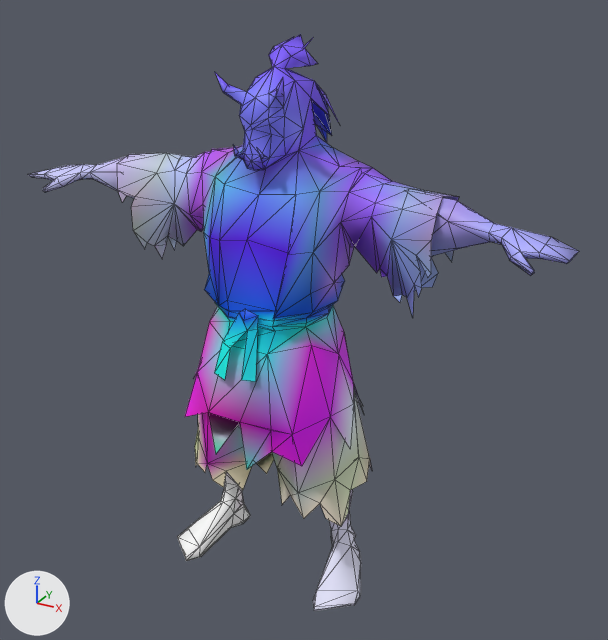
Before and after pictures for a commit that changed the glTF model models/oni.glb.
Rendered twice from a 50 mm camera at (0.703, -1.17, 1.104) aimed at (0.044, 0.029, 0.504). The axes (+X, +Y, +Z) are drawn at lower left. The lights are the same throughout. The first picture is the older version. Mesh edges are drawn as thin lines. Vertices at exactly the same position are counted once.

Objects in the first picture: 'zombie_body'.
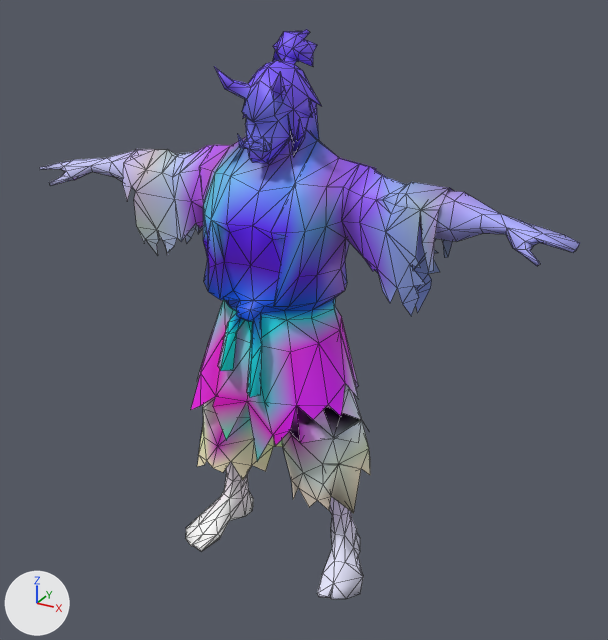
Pixel boxes (x1, y1, x2, y2) of what changed, in the pictures (608 x 640 px):
'zombie_body', reshaped
    before: (28, 34, 579, 611)
    after: (39, 29, 580, 599)
part 1 of me_tripo_mesh_e296e33e_45ff_48ab_8b3a_9c629ea22e05, rebuilt (58% wider)
    before: (117, 34, 459, 611)
    after: (39, 29, 580, 599)
part 2 of me_tripo_mesh_e296e33e_45ff_48ab_8b3a_9c629ea22e05, deleted (blue)
    before: (28, 156, 135, 198)
part 3 of me_tripo_mesh_e296e33e_45ff_48ab_8b3a_9c629ea22e05, deleted (blue)
    before: (416, 198, 579, 275)
part 4 of me_tripo_mesh_e296e33e_45ff_48ab_8b3a_9c629ea22e05, deleted (cyan)
    before: (214, 309, 258, 382)

The edits, one by one:
me_tripo_mesh_e296e33e_45ff_48ab_8b3a_9c629ea22e05 is used by ob_zombie_body; location (0.0, 0.0, 0.0).
me_tripo_mesh_e296e33e_45ff_48ab_8b3a_9c629ea22e05 had 574 vertices, 1036 faces and spanned x -0.5..0.5, y -0.136..0.136, z 0.0..0.98.
me_tripo_mesh_e296e33e_45ff_48ab_8b3a_9c629ea22e05 now has 826 vertices, 1499 faces and spans x -0.5..0.5, y -0.123..0.123, z 0.001..0.987.
me_tripo_mesh_e296e33e_45ff_48ab_8b3a_9c629ea22e05 part 1: the loose piece of 482 vertices spanning x -0.325..0.302, y -0.136..0.136, z 0.0..0.98 is rebuilt with 826 vertices and now spans x -0.5..0.5, y -0.123..0.123, z 0.001..0.987.
me_tripo_mesh_e296e33e_45ff_48ab_8b3a_9c629ea22e05 part 2: the loose piece of 40 vertices spanning x -0.5..-0.226, y -0.068..0.053, z 0.644..0.763 is deleted.
me_tripo_mesh_e296e33e_45ff_48ab_8b3a_9c629ea22e05 part 3: the loose piece of 40 vertices spanning x 0.223..0.5, y -0.068..0.053, z 0.644..0.763 is deleted.
me_tripo_mesh_e296e33e_45ff_48ab_8b3a_9c629ea22e05 part 4: the loose piece of 12 vertices spanning x -0.051..0.033, y -0.124..-0.083, z 0.437..0.557 is deleted.
